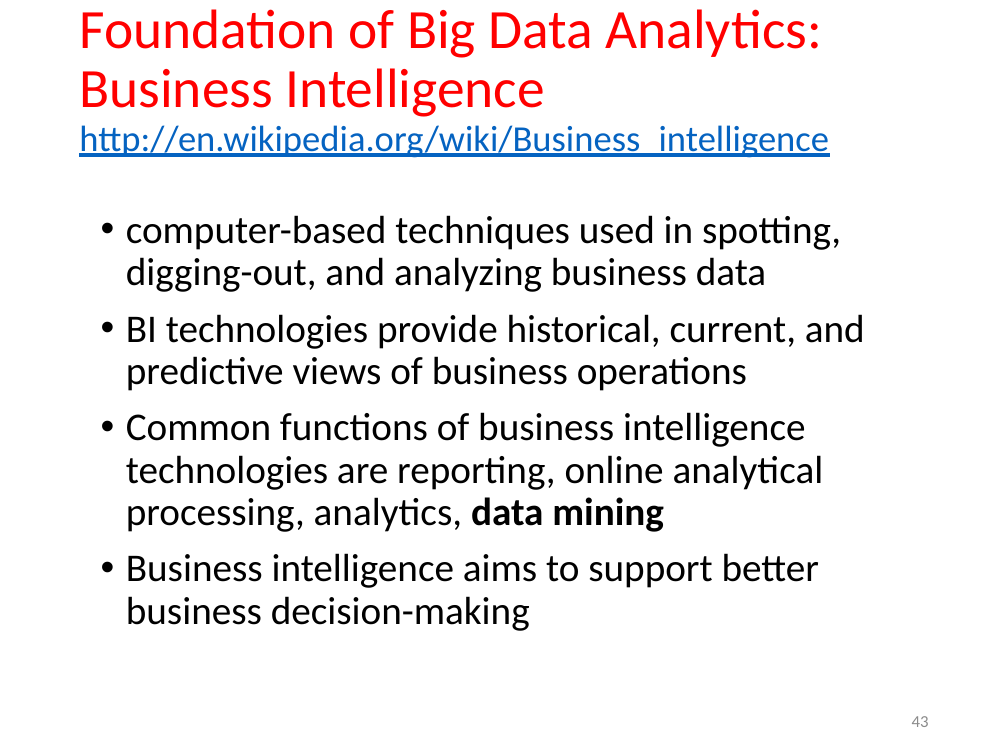
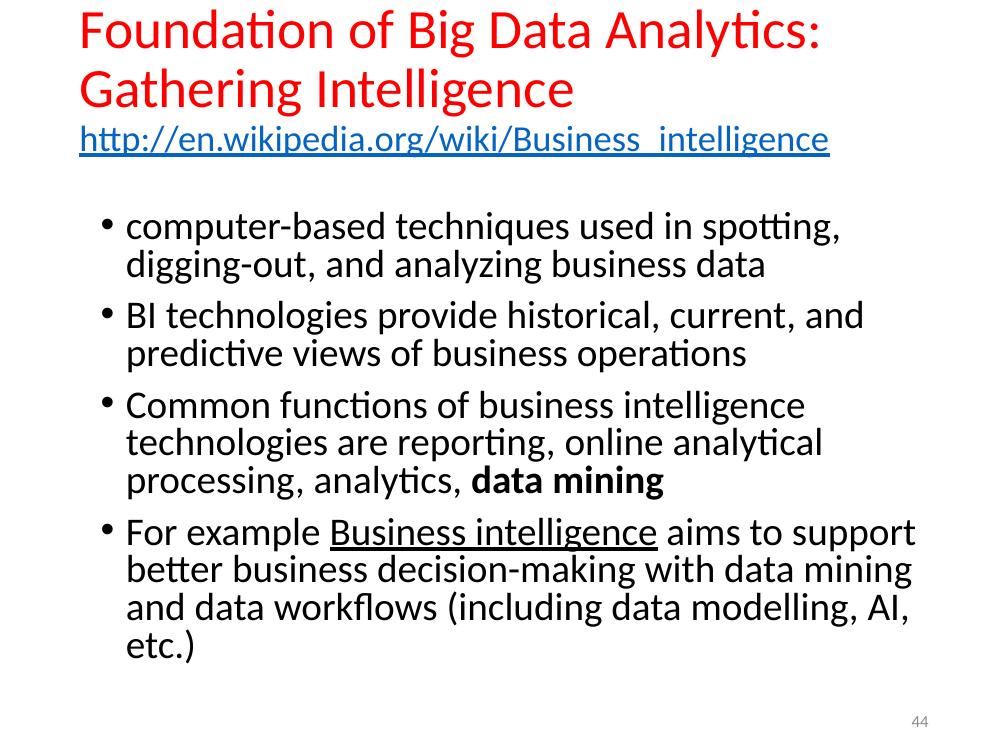
Before and after one commit to maelstromdat/MediTechBigData, a slide deck: slide 44 of 1 - Data Analytics, Intro & Basic Notions.pptx (slide 43 before the commit). Drawn at 1008x756 pixels with LibreOffice and Linux fonts; fonts in the diff are those of the drawing. Boxes give left, top, right and bottom in pixels: in the first picture for what was removed or moved away, otherwise in the second. Text is boxed around its words. In the diff, an @@ line names an element or a change of style, - is before the commit and + after.

```diff
--- a/1 - Data Analytics, Intro & Basic Notions.pptx
+++ b/1 - Data Analytics, Intro & Basic Notions.pptx
@@ title at box(79, 9, 829, 158): text changed; size 26.1 to 39.6 pt; text colour #0563C1 to #FF0000 @@
-Foundation of Big Data Analytics: Business Intelligence
-http://en.wikipedia.org/wiki/Business_intelligence
+Foundation of Big Data Analytics: Gathering Intelligence
+http://en.wikipedia.org/wiki/Business_intelligence
@@ text at box(126, 211, 865, 500): line spacing 0.9 to 0.8 @@
@@ text at box(126, 517, 916, 664): text changed @@
-• Business intelligence aims to support better business decision-making
+• For example Business intelligence aims to support better business decision-making with data mining and data workflows (including data modelling, AI, etc.)
@@ page number at box(912, 716, 929, 727): text changed @@
-43
+44
```
Also in this commit, not shown: 4 other slides changed, 2 slides added.
